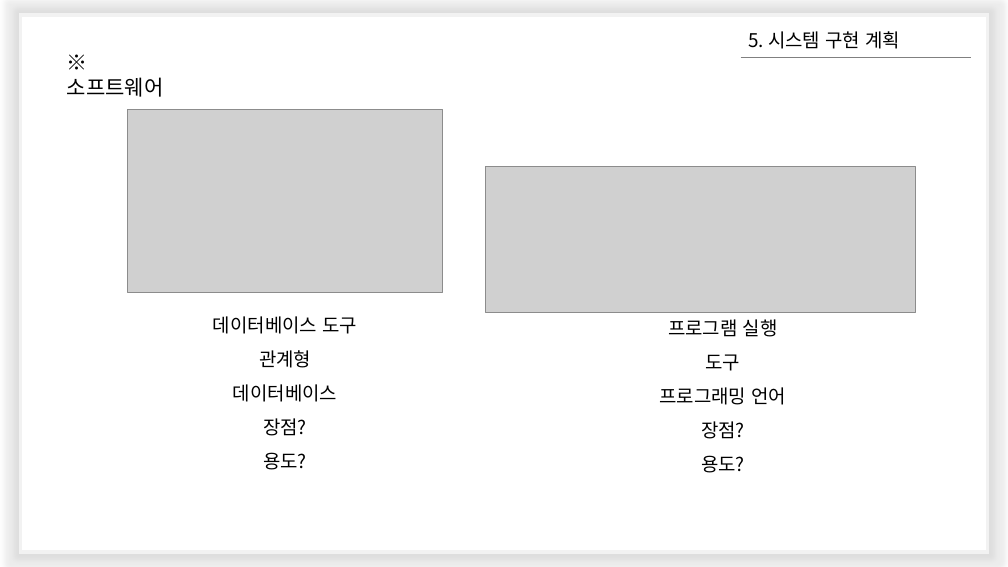
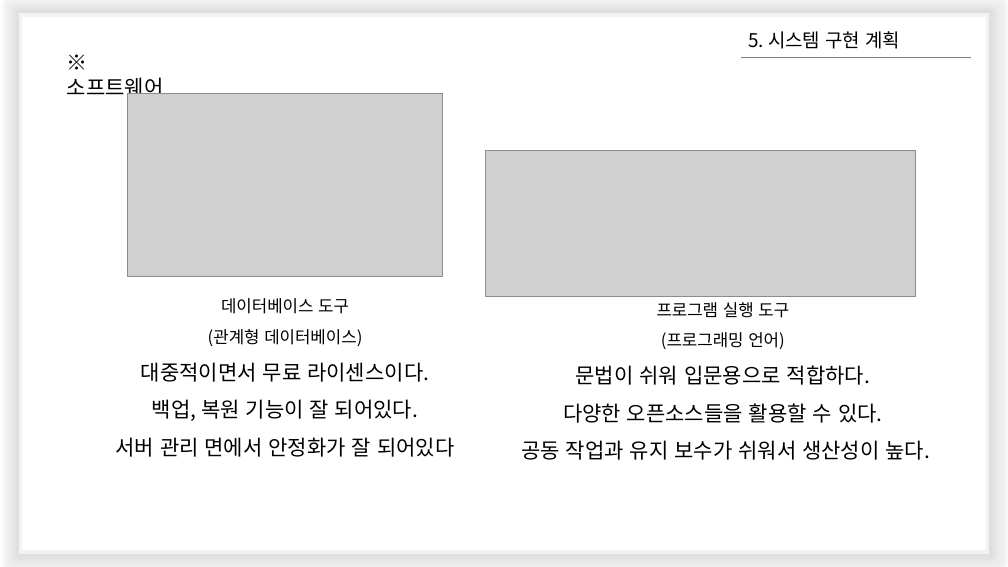
Before and after one commit to wonsokchoi/16project, a slide deck: slide 8 of team_ppt/Find Sit Project 제안서.pptx. Drawn at 1008x567 pixels with LibreOffice and Linux fonts; fonts in the diff are those of the drawing; grey boxes stand for pictures; background and template pictures are left out. Boxes give left, top, right and bottom in pixels: in the first picture for what was removed or moved away, otherwise in the second. Text is boxed around its words. In the diff, an @@ line names an element or a change of style, - is before the commit and + after.

```diff
--- a/team_ppt/Find Sit Project 제안서.pptx
+++ b/team_ppt/Find Sit Project 제안서.pptx
@@ picture: place and size @@
-picture at bbox=[128, 109, 443, 292]
+picture at bbox=[128, 94, 443, 277]
@@ picture: place and size @@
-picture at bbox=[485, 166, 917, 312]
+picture at bbox=[485, 151, 917, 296]
@@ text "데이터베이스 도구": place and size @@
-text "데이터베이스 도구" at bbox=[213, 316, 358, 436]
+text "데이터베이스 도구" at bbox=[116, 298, 454, 457]
@@ text at bbox=[221, 298, 349, 314]: size 18 to 16 pt in "데이터베이스 도구" @@
@@ text "프로그램 실행 도구": place and size @@
-text "프로그램 실행 도구" at bbox=[659, 319, 787, 473]
+text "프로그램 실행 도구" at bbox=[521, 302, 931, 460]
@@ text at bbox=[116, 329, 454, 457]: text changed; size 18 to 20 pt @@
-관계형 데이터베이스
-장점?
-용도?
+(관계형 데이터베이스)
+대중적이면서 무료 라이센스이다.
+백업, 복원 기능이 잘 되어있다.
+서버 관리 면에서 안정화가 잘 되어있다
@@ text at bbox=[657, 302, 789, 318]: size 18 to 16 pt in "프로그램 실행 도구" @@
@@ text at bbox=[521, 332, 931, 460]: text changed; size 18 to 20 pt @@
-프로그래밍 언어
-장점?
-용도?
+(프로그래밍 언어)
+문법이 쉬워 입문용으로 적합하다.
+다양한 오픈소스들을 활용할 수 있다.
+공동 작업과 유지 보수가 쉬워서 생산성이 높다.
```
Also in this commit, not shown: 6 other slides changed, 1 slide added, 2 other files.
